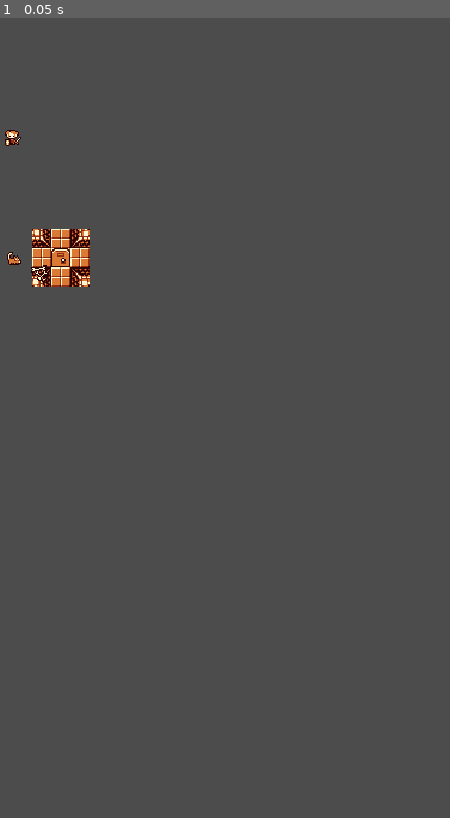
Above: before the commit, frame 1.
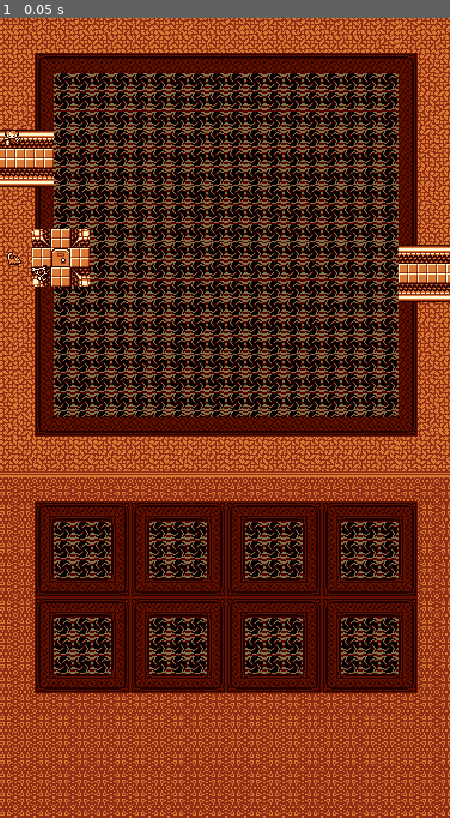
Above: after the commit, the same moment.

Repository: leegee1080/Quest-Dream
Game: Godot game, scene res://nodes/Main.tscn
Same seed, same stepped clock (60 frames per second), same inputs: the game is played once before the commit and once after it.
Inputs:
- Up to frame 1 (0.05 s): no input

The runs differ from the first frame. In frame 1, 99% of the frame differs, in the area x 0-100%, y 0-100%.

Commit message:
added background texture

Diff:
--- a/nodes/Main.tscn
+++ b/nodes/Main.tscn
@@ -1,6 +1,11 @@
-[gd_scene load_steps=2 format=2]
+[gd_scene load_steps=3 format=2]
 
+[ext_resource path="res://assets/visuals/bg.png" type="Texture" id=1]
 [ext_resource path="res://scripts/Main.gd" type="Script" id=3]
 
 [node name="Main" type="Node2D"]
 script = ExtResource( 3 )
+
+[node name="bg" type="Sprite" parent="."]
+texture = ExtResource( 1 )
+centered = false
--- a/scripts/Main.gd
+++ b/scripts/Main.gd
@@ -10,7 +10,7 @@
 var test_tile = Tile.new(Tile_Enums.tile_directions_enum.cross, Tile_Enums.tile_themes_enum.castle, Tile_Enums.center_type_enum.battle, 0, diff, 1, 0)
 
 
-# Called when the node enters the scene tree for the first time.
+
 func _ready():
 	add_child(player)
 	player.position.x = 10
@@ -21,7 +21,7 @@
 	add_child(test_tile)
 	test_tile.position.x = 50
 	test_tile.position.y = 200
-	pass # Replace with function body.
+	pass
 
 
 # Called every frame. 'delta' is the elapsed time since the previous frame.
Binary file added: assets/visuals/bg.png
Not shown, added: assets/visuals/bg.png.import
